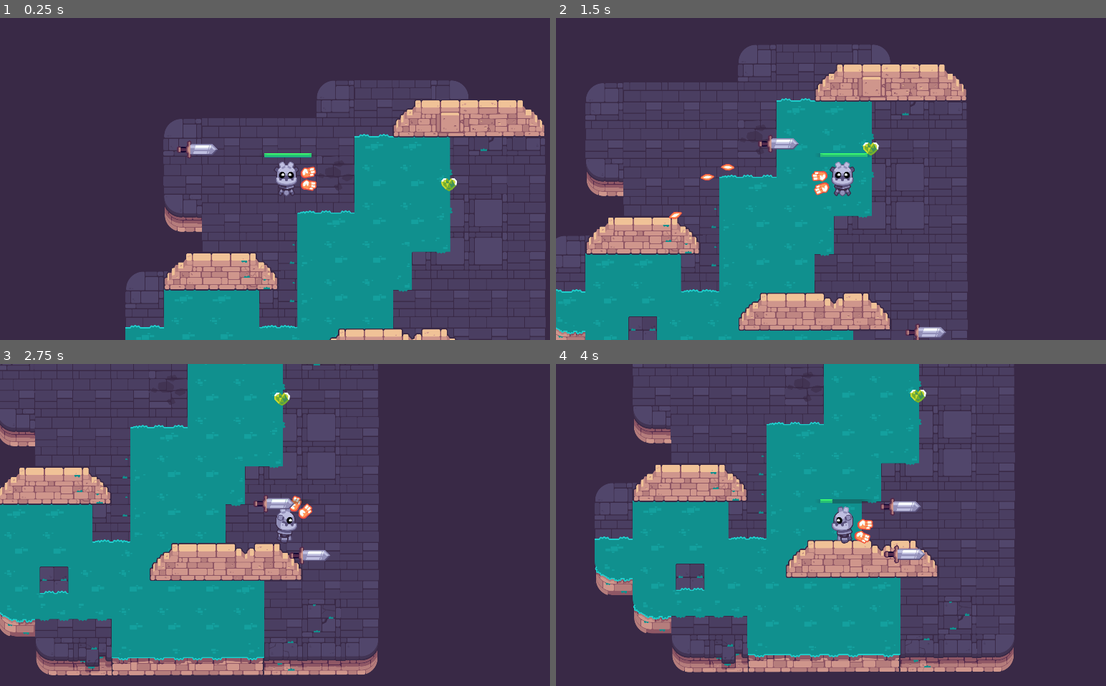
Above: before the commit, frames 1-4 (two rows, left to right).
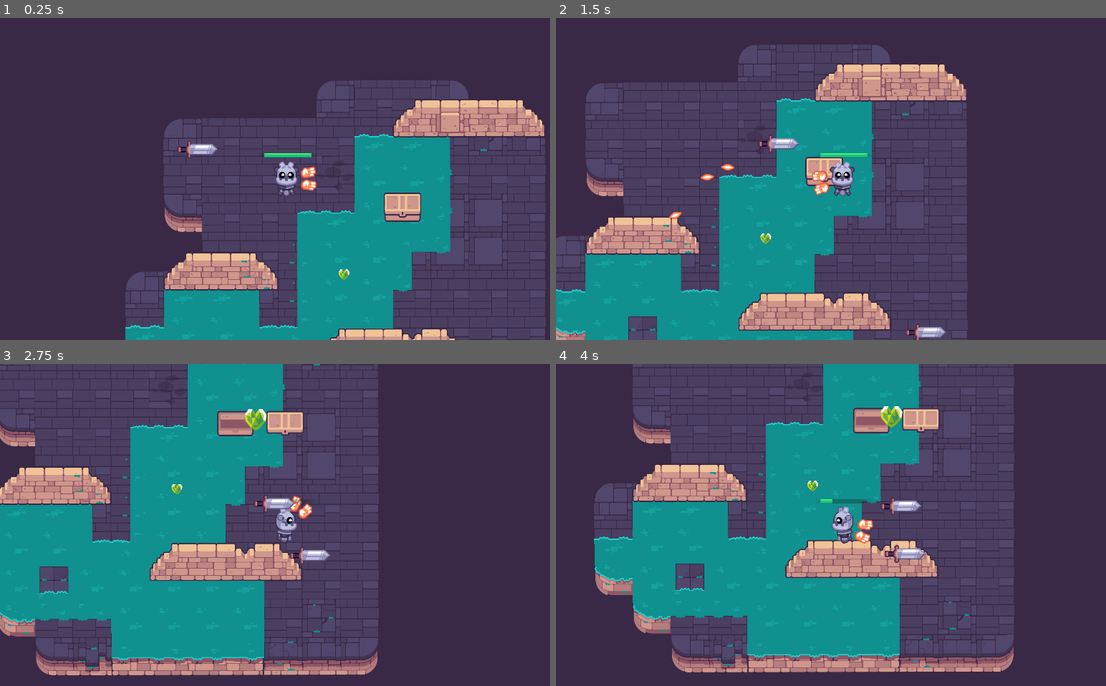
Above: after the commit, the same moments.

Repository: GlutenFreeGrass/Path-Of-Sorcerers
Game: Godot game, scene res://game_test.tscn
Same seed, same stepped clock (60 frames per second), same inputs: the game is played once before the commit and once after it.
Inputs (mouse positions are in pixels of both pictures, inside the frame that each line leads up to):
- Up to frame 1 (0.25 s): no input
- Up to frame 2 (1.5 s): tap Enter at 0.5 s; move the mouse to (968, 162) at 0.52 s; hold D (move_right) 0.53-1.28 s; hold E (interact, bound only after the commit) 0.53-1.28 s; click (968, 162) at 0.67 s; tap Space at 0.77 s; move the mouse to (726, 195) at 1.27 s; hold S (move_down) from 1.28 s (still down); click (726, 195) at 1.35 s
- Up to frame 3 (2.75 s): tap Space at 1.52 s; tap E (interact, bound only after the commit) at 1.55 s; move the mouse to (341, 454) at 2.02 s; release S (move_down) at 2.03 s; hold D (move_right) from 2.03 s (still down); hold E (interact, bound only after the commit) from 2.03 s (still down)
- Up to frame 4 (4 s): move the mouse to (814, 589) at 2.77 s; release D (move_right) at 2.78 s; release E (interact, bound only after the commit) at 2.78 s; hold W (move_up) 2.78-3.53 s; tap Z at 2.85 s; click (814, 589) at 2.92 s; tap Space at 3.02, 3.77 s; tap E (interact, bound only after the commit) at 3.05 s; move the mouse to (1012, 573) at 3.52 s; hold A (move_left) from 3.53 s (still down); hold E (interact, bound only after the commit) from 3.53 s (still down)

The runs differ from the first frame. In frame 1, 0.7% of the frame differs, in the area x 61-84%, y 49-82%; in frame 2, 0.5%; in frame 3, 1.3%; in frame 4, 3.2%, in the area x 6-84%, y 0-96%.

Commit message:
Added Chest

Diff:
--- /dev/null
+++ b/M10.twin_stick_workbook/chest.gd
@@ -0,0 +1,59 @@
+@tool
+class_name Chest extends Area2D
+
+@export var possible_items: Array[Item] = []
+@onready var animation_player: AnimationPlayer = %AnimationPlayer
+@onready var collision_shape_2d: CollisionShape2D = %CollisionShape2D
+
+var is_near_player := false
+
+# Called when the node enters the scene tree for the first time.
+func _ready() -> void:
+	body_entered.connect(func (body: Node) -> void:
+		is_near_player = true
+		)
+	body_exited.connect(func (body: Node) -> void:
+		is_near_player = false
+		)
+
+# Called every frame. 'delta' is the elapsed time since the previous frame.
+func _process(delta: float) -> void:
+	pass
+
+
+func _unhandled_input(event: InputEvent) -> void:
+	if is_near_player and event.is_action_pressed("interact"):
+		animation_player.play("Open")
+		create_pickup()
+		get_viewport().set_input_as_handled()
+
+
+
+func create_pickup() -> void:
+	if possible_items == []:
+		return
+
+	var item: Item = possible_items.pick_random()
+	var pickup: Pickup = preload("res://pickup.tscn").instantiate()
+	pickup.item = item
+	add_child(pickup)
+
+	var random_angle := randf_range(0.0, 2.0 * PI)
+	var random_direction := Vector2(0.5, 0.0).rotated(random_angle)
+	var land_position := random_direction * randf_range(60.0, 120.0)
+
+	const FLIGHT_TIME := 0.4
+	const HALF_FLIGHT_TIME := FLIGHT_TIME / 2.0
+
+	var tween := create_tween()
+	tween.set_parallel()
+	pickup.scale = Vector2(0.25, 0.25)
+	tween.tween_property(pickup, "scale", Vector2(0.5, 0.5), HALF_FLIGHT_TIME)
+	tween.tween_property(pickup, "position:x", land_position.x, FLIGHT_TIME)
+
+	tween = create_tween()
+	tween.set_trans(Tween.TRANS_QUAD)
+	tween.set_ease(Tween.EASE_OUT)
+	var jump_height := randf_range(30.0, 40.0)
+	tween.tween_property(pickup, "position:y", land_position.y - jump_height, HALF_FLIGHT_TIME)
+	tween.set_ease(Tween.EASE_IN)
--- /dev/null
+++ b/M10.twin_stick_workbook/chest.tscn
@@ -0,0 +1,84 @@
+[gd_scene load_steps=13 format=3 uid="uid://ixo75sj1pm7i"]
+
+[ext_resource type="Texture2D" uid="uid://w4kafn2xajre" path="res://pickups/chest/chest_large_bottom.png" id="1_70jcc"]
+[ext_resource type="Script" path="res://chest.gd" id="1_hya4o"]
+[ext_resource type="Texture2D" uid="uid://br78bw4ewb5gl" path="res://pickups/chest/chest_large_top.png" id="2_8yrjd"]
+[ext_resource type="Script" path="res://Item.gd" id="2_gdmho"]
+[ext_resource type="Script" path="res://Item_Action.gd" id="3_ps31w"]
+[ext_resource type="Texture2D" uid="uid://be8lmb157qflx" path="res://pickups/pickup_health.png" id="4_41r5o"]
+[ext_resource type="AudioStream" uid="uid://o3ra7o263286" path="res://pickups/pickup_health.wav" id="4_qkmra"]
+
+[sub_resource type="Resource" id="Resource_ei5ry"]
+script = ExtResource("3_ps31w")
+healing_amount = 2.5
+name = ""
+texture = ExtResource("4_41r5o")
+sound_pickup = ExtResource("4_qkmra")
+
+[sub_resource type="CircleShape2D" id="CircleShape2D_r06c1"]
+radius = 28.1603
+
+[sub_resource type="Animation" id="Animation_odd0n"]
+resource_name = "Open"
+step = 0.05
+tracks/0/type = "value"
+tracks/0/imported = false
+tracks/0/enabled = true
+tracks/0/path = NodePath("CanvasGroup/ChestTop:position")
+tracks/0/interp = 1
+tracks/0/loop_wrap = true
+tracks/0/keys = {
+"times": PackedFloat32Array(0, 0.05, 0.1, 0.15, 0.2, 0.25),
+"transitions": PackedFloat32Array(1, 1, 1, 1, 1, 1),
+"update": 0,
+"values": [Vector2(0, 2), Vector2(7, -8), Vector2(26, -17), Vector2(41, -8), Vector2(53, -2), Vector2(61, 6)]
+}
+
+[sub_resource type="Animation" id="Animation_35kk4"]
+length = 0.001
+tracks/0/type = "value"
+tracks/0/imported = false
+tracks/0/enabled = true
+tracks/0/path = NodePath("CanvasGroup/ChestTop:position")
+tracks/0/interp = 1
+tracks/0/loop_wrap = true
+tracks/0/keys = {
+"times": PackedFloat32Array(0),
+"transitions": PackedFloat32Array(1),
+"update": 0,
+"values": [Vector2(0, 2)]
+}
+
+[sub_resource type="AnimationLibrary" id="AnimationLibrary_83thw"]
+_data = {
+"Open": SubResource("Animation_odd0n"),
+"RESET": SubResource("Animation_35kk4")
+}
+
+[node name="Chest" type="Area2D"]
+script = ExtResource("1_hya4o")
+possible_items = Array[ExtResource("2_gdmho")]([SubResource("Resource_ei5ry")])
+
+[node name="CanvasGroup" type="CanvasGroup" parent="."]
+
+[node name="ChestBottom" type="Sprite2D" parent="CanvasGroup"]
+position = Vector2(0, 2)
+scale = Vector2(0.350185, 0.359047)
+texture = ExtResource("1_70jcc")
+
+[node name="ChestTop" type="Sprite2D" parent="CanvasGroup"]
+position = Vector2(0, 2)
+scale = Vector2(0.341784, 0.341784)
+texture = ExtResource("2_8yrjd")
+
+[node name="CollisionShape2D" type="CollisionShape2D" parent="."]
+unique_name_in_owner = true
+position = Vector2(0, 2)
+scale = Vector2(1.53358, 1.45054)
+shape = SubResource("CircleShape2D_r06c1")
+
+[node name="AnimationPlayer" type="AnimationPlayer" parent="."]
+unique_name_in_owner = true
+libraries = {
+"": SubResource("AnimationLibrary_83thw")
+}
--- a/M10.twin_stick_workbook/game_test.tscn
+++ b/M10.twin_stick_workbook/game_test.tscn
@@ -1,23 +1,33 @@
-[gd_scene load_steps=9 format=3 uid="uid://521uuab1sqdk"]
+[gd_scene load_steps=10 format=3 uid="uid://521uuab1sqdk"]
 
 [ext_resource type="PackedScene" uid="uid://cu2rb5dl4ljte" path="res://levels/rooms/room_a.tscn" id="1_8swip"]
 [ext_resource type="PackedScene" uid="uid://cgtvu1uhl70d1" path="res://player.tscn" id="2_pebyj"]
 [ext_resource type="PackedScene" uid="uid://bj5yiqkynec8v" path="res://mob.tscn" id="3_6h5t4"]
+[ext_resource type="AudioStream" uid="uid://o3ra7o263286" path="res://pickups/pickup_health.wav" id="4_o7kt6"]
 [ext_resource type="PackedScene" uid="uid://cajcdajgq7r7o" path="res://pickup.tscn" id="4_r4iuj"]
 [ext_resource type="Script" path="res://Item_Action.gd" id="5_ec3ek"]
 [ext_resource type="Texture2D" uid="uid://be8lmb157qflx" path="res://pickups/pickup_health.png" id="6_62y7i"]
-[ext_resource type="AudioStream" uid="uid://c2woejhi871h1" path="res://pickups/pickup.wav" id="6_dtii7"]
+[ext_resource type="PackedScene" uid="uid://ixo75sj1pm7i" path="res://chest.tscn" id="8_gv7ht"]
 
-[sub_resource type="Resource" id="Resource_yls83"]
+[sub_resource type="Resource" id="Resource_faoq2"]
 script = ExtResource("5_ec3ek")
 healing_amount = 2.5
 name = ""
 texture = ExtResource("6_62y7i")
-sound_pickup = ExtResource("6_dtii7")
+sound_pickup = ExtResource("4_o7kt6")
 
 [node name="GameTest" type="Node2D"]
 
 [node name="RoomA" parent="." instance=ExtResource("1_8swip")]
+
+[node name="Pickup" parent="." instance=ExtResource("4_r4iuj")]
+position = Vector2(733, 651)
+scale = Vector2(0.676863, 0.790687)
+item = SubResource("Resource_faoq2")
+
+[node name="Chest" parent="." instance=ExtResource("8_gv7ht")]
+position = Vector2(929, 416)
+scale = Vector2(2.73305, 3.18692)
 
 [node name="Player" parent="." instance=ExtResource("2_pebyj")]
 position = Vector2(540, 330)
@@ -27,7 +37,3 @@
 
 [node name="Mob2" parent="." instance=ExtResource("3_6h5t4")]
 position = Vector2(1269, 965)
-
-[node name="Pickup" parent="." instance=ExtResource("4_r4iuj")]
-position = Vector2(1085, 349)
-item = SubResource("Resource_yls83")
--- a/M10.twin_stick_workbook/pickup.tscn
+++ b/M10.twin_stick_workbook/pickup.tscn
@@ -2,7 +2,7 @@
 
 [ext_resource type="Script" path="res://pickup.gd" id="1_1a4wn"]
 [ext_resource type="Texture2D" uid="uid://be8lmb157qflx" path="res://pickups/pickup_health.png" id="1_qebe3"]
-[ext_resource type="AudioStream" uid="uid://c2woejhi871h1" path="res://pickups/pickup.wav" id="3_0ebox"]
+[ext_resource type="AudioStream" uid="uid://o3ra7o263286" path="res://pickups/pickup_health.wav" id="3_kaq2n"]
 
 [sub_resource type="CircleShape2D" id="CircleShape2D_hb6a7"]
 radius = 31.1448
@@ -45,6 +45,7 @@
 }
 
 [node name="Pickup" type="Area2D"]
+scale = Vector2(0.247658, 0.248104)
 script = ExtResource("1_1a4wn")
 
 [node name="Sprite2D" type="Sprite2D" parent="."]
@@ -58,7 +59,7 @@
 
 [node name="AudioStreamPlayer2D" type="AudioStreamPlayer2D" parent="."]
 unique_name_in_owner = true
-stream = ExtResource("3_0ebox")
+stream = ExtResource("3_kaq2n")
 volume_db = 10.0
 max_distance = 5000.0
 
--- a/M10.twin_stick_workbook/project.godot
+++ b/M10.twin_stick_workbook/project.godot
@@ -97,6 +97,11 @@
 "events": [Object(InputEventMouseButton,"resource_local_to_scene":false,"resource_name":"","device":-1,"window_id":0,"a …(253 unchanged characters)…
 ]
 }
+interact={
+"deadzone": 0.5,
+"events": [Object(InputEventKey,"resource_local_to_scene":false,"resource_name":"","device":-1,"window_id":0,"alt_pressed":false,"shift_pressed":false,"ctrl_pressed":false,"meta_pressed":false,"pressed":false,"keycode":0,"physical_keycode":69,"key_label":0,"unicode":101,"location":0,"echo":false,"script":null)
+]
+}
 
 [layer_names]
 
